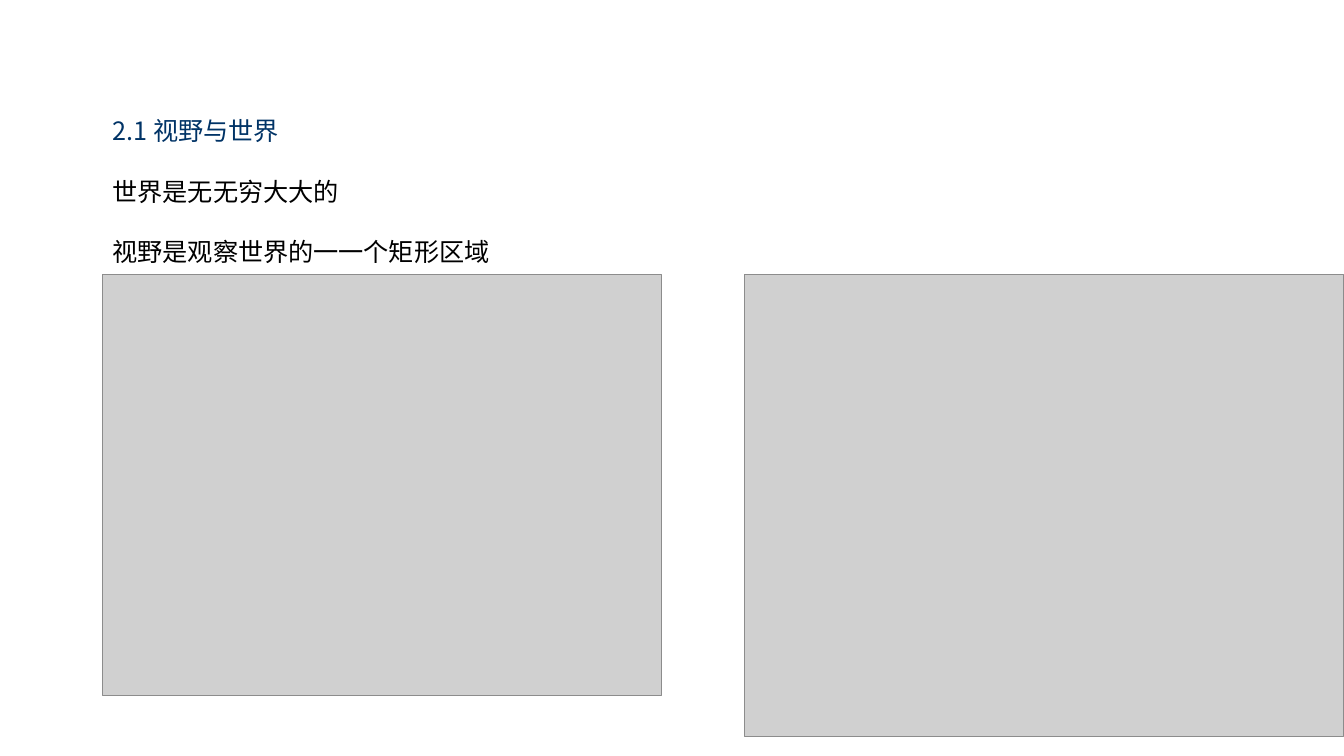
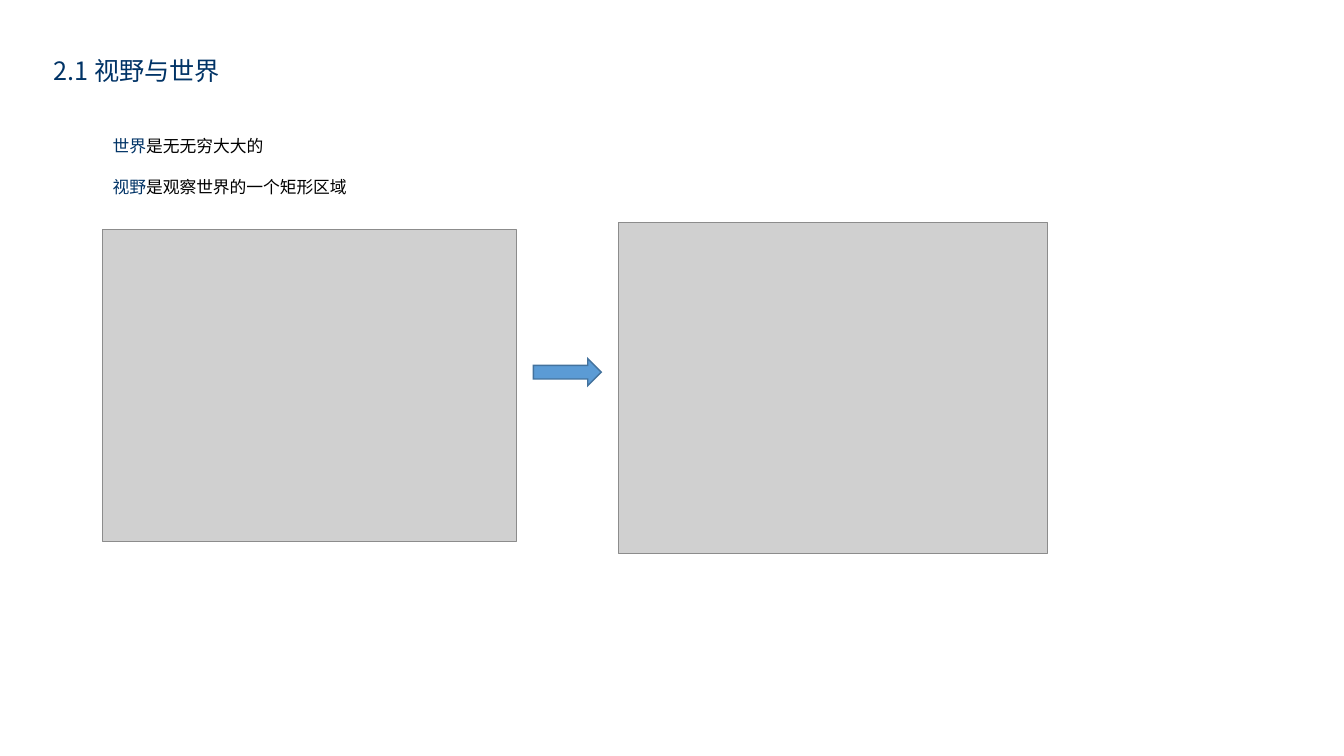
Before and after one commit to lss0928/git_test, a slide deck: slide 12 of svg/走进SVG.pptx. Drawn at 1344x756 pixels with LibreOffice and Linux fonts; fonts in the diff are those of the drawing; grey boxes stand for pictures. Boxes give left, top, right and bottom in pixels: in the first picture for what was removed or moved away, otherwise in the second. Text is boxed around its words. In the diff, an @@ line names an element or a change of style, - is before the commit and + after.

```diff
--- a/svg/走进SVG.pptx
+++ b/svg/走进SVG.pptx
@@ text added at (54,59,220,82), 18 pt, text #003366 @@
+2.1 视野与世界
@@ text at (113,119,279,142): paragraph removed @@
-2.1 视野与世界
@@ text "世界是⽆无穷⼤大的": place and size @@
-text "世界是⽆无穷⼤大的" at (113,119,490,263)
+text "世界是⽆无穷⼤大的" at (113,138,347,195)
@@ text at (113,138,264,154): size 18 to 12 pt, text colour #000000 to #003366 in "世界是⽆无穷⼤大的" @@
@@ text at (113,179,347,195): text changed; size 18 to 12 pt @@
-视野是观察世界的⼀一个矩形区域
+视野是观察世界的一个矩形区域
@@ picture: place and size @@
-picture at (103,274,661,696)
+picture at (103,230,516,542)
@@ picture: place and size @@
-picture at (745,274,1344,737)
+picture at (619,223,1048,554)
@@ right arrow added at (533,359,601,386), fill #5B9BD5, outline #43739E 1 pt @@
```
Also in this commit, not shown: 15 other slides changed, 16 slides added, 7 slides removed, 15 other files.
